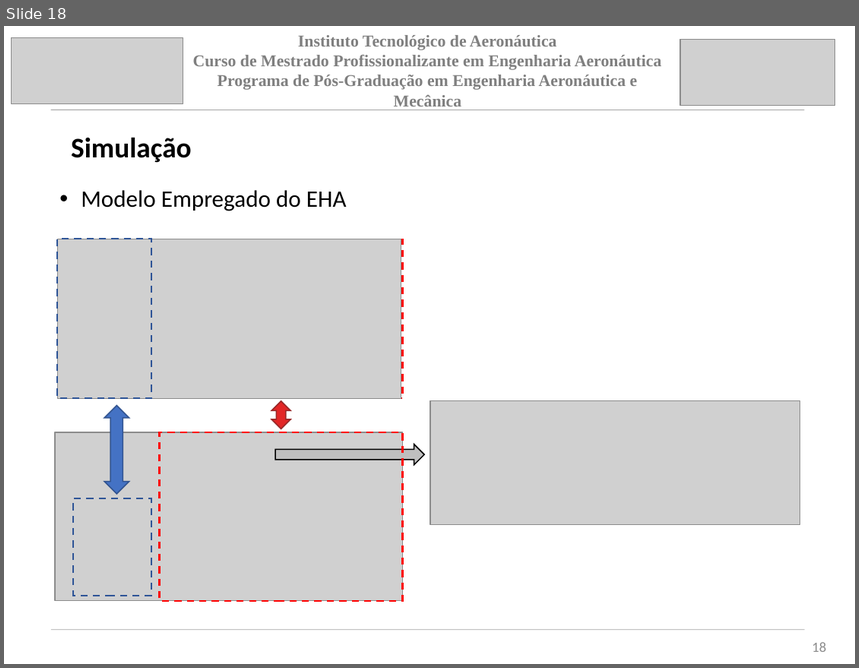
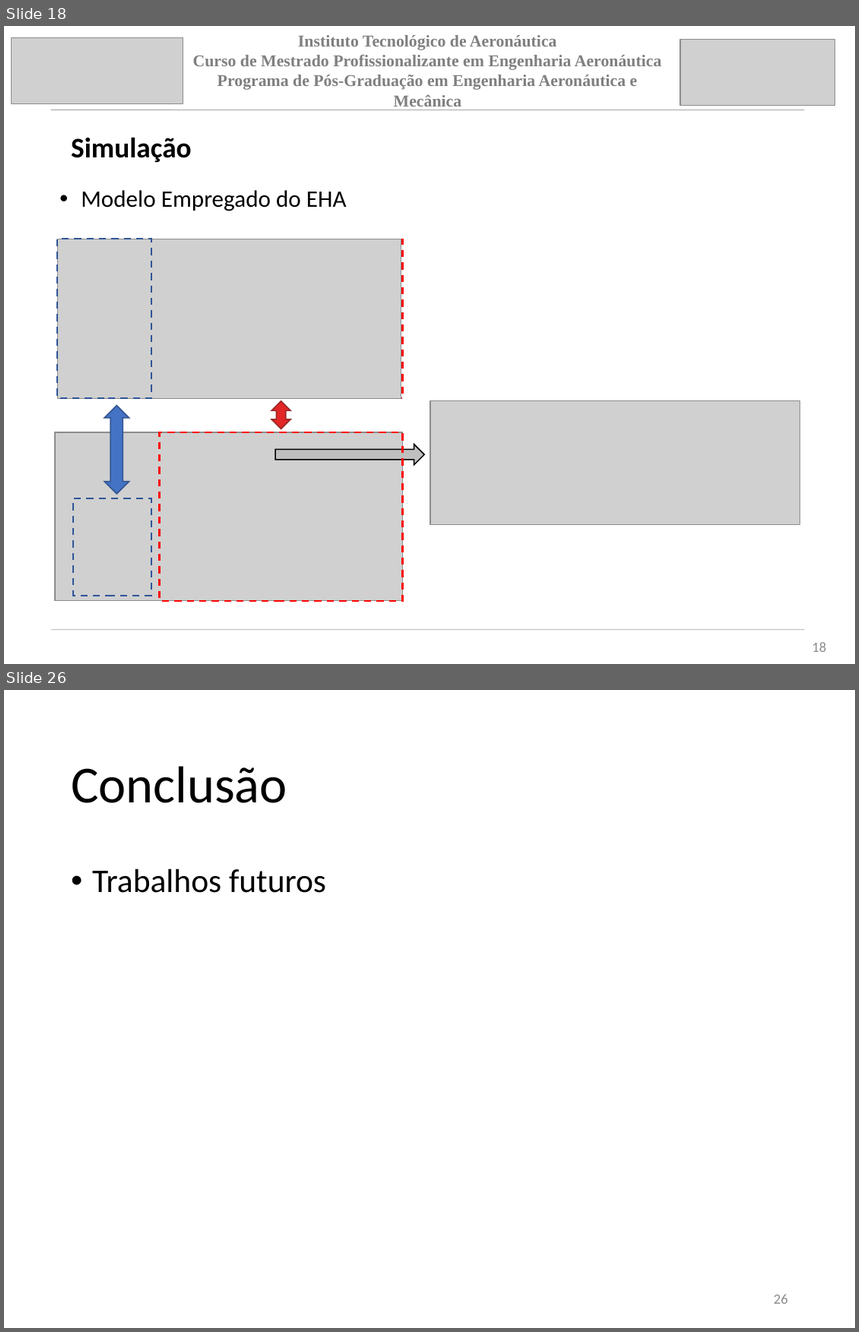
Before and after one commit to jpsoliv/MestradoJPSO, a slide deck: Apresentação/Apresentação_baixo_nivel.pptx. Shown one above the other, each under a label of ours: slide 18 before the commit, slides 18 and 26 after it; the slides between them are not shown. The pictures are 859x668 and 859x1332 pixels, drawn with LibreOffice and Linux fonts; fonts in the diff are those of the drawing; grey boxes stand for pictures. Boxes give left, top, right and bottom in pixels: in the first picture for what was removed or moved away, otherwise in the second. Text is boxed around its words. In the diff, an @@ line names an element or a change of style, - is before the commit and + after.

```diff
--- a/Apresentação/Apresentação_baixo_nivel.pptx
+++ b/Apresentação/Apresentação_baixo_nivel.pptx
@@ slide 26 added at (4,690,855,1328), background #FFFFFF @@
@@ title added at (71,766,287,803), 44 pt, text #000000 @@
+Conclusão
@@ text added at (92,869,326,893), 28 pt, text #000000 @@
+• Trabalhos futuros
@@ page number added at (774,1294,788,1304), 12 pt, text #8C8C8C @@
+26
```
Also in this commit, not shown: 2 slides changed, 6 other slides added, 7 slides removed, 2 other files.
